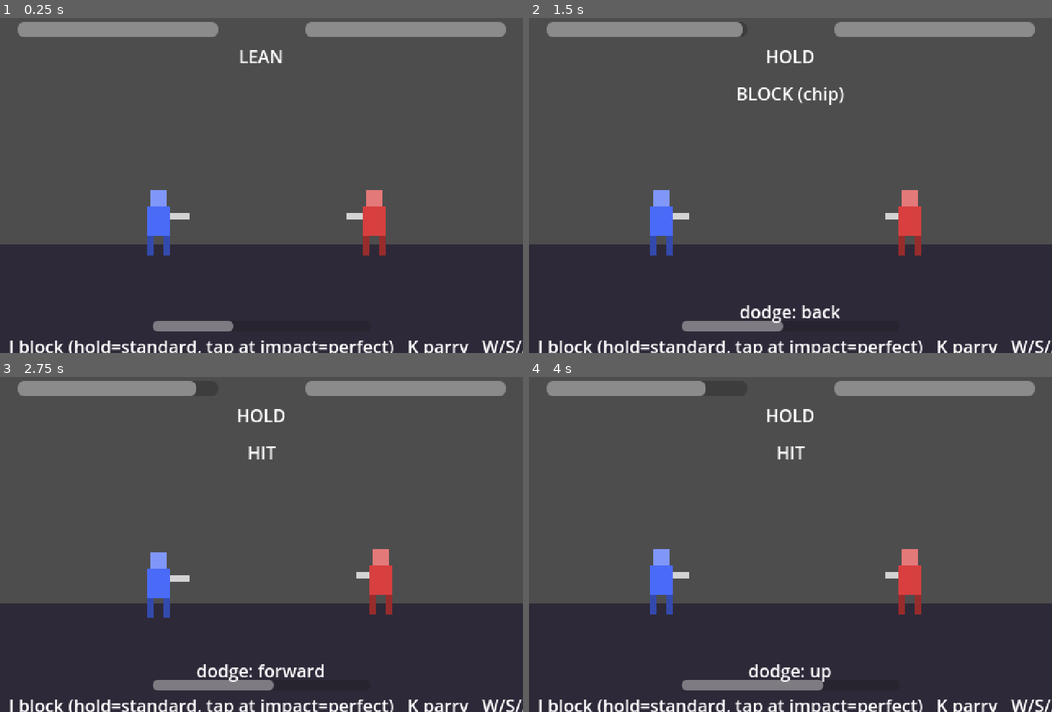
Above: before the commit, frames 1-4 (two rows, left to right).
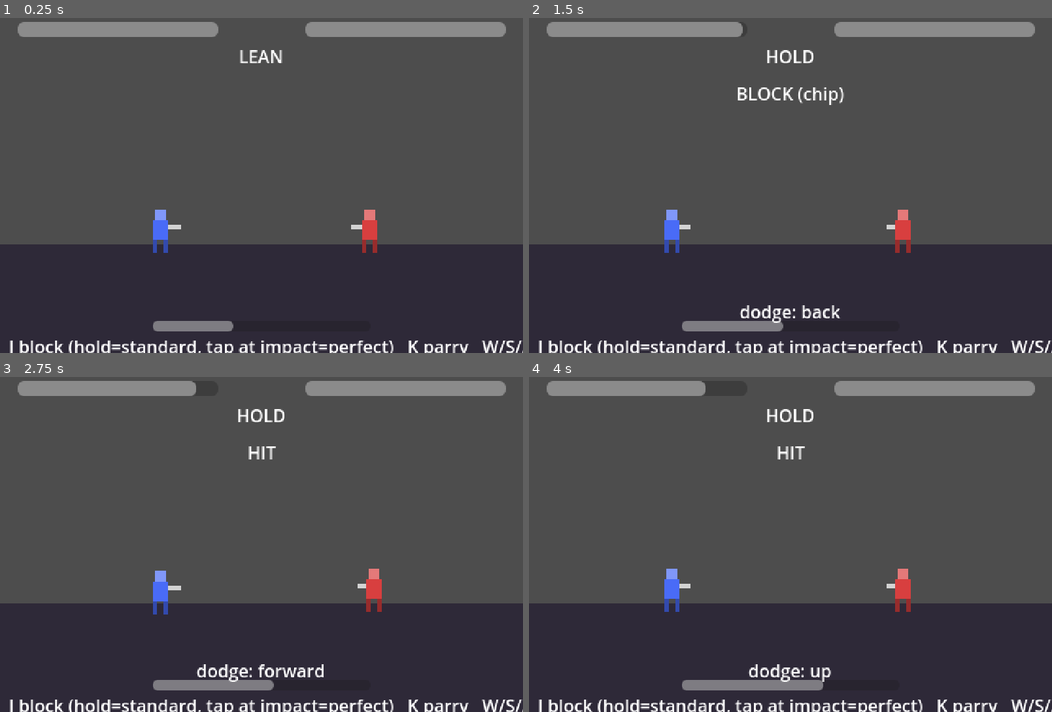
Above: after the commit, the same moments.

Repository: pirateslounge420/torchfire-emblem
Game: Godot game, scene res://scenes/Main.tscn
Same seed, same stepped clock (60 frames per second), same inputs: the game is played once before the commit and once after it.
Inputs:
- Up to frame 1 (0.25 s): no input
- Up to frame 2 (1.5 s): hold D (dodge_forward) 0.53-1.28 s; hold J (block) 0.53-1.28 s; hold A (dodge_back) from 1.28 s (still down); tap K (parry) at 1.35 s
- Up to frame 3 (2.75 s): release A (dodge_back) at 2.03 s; hold D (dodge_forward) from 2.03 s (still down); hold J (block) from 2.03 s (still down)
- Up to frame 4 (4 s): release J (block) at 2.78 s; tap K (parry) at 2.85 s; release D (dodge_forward) at 3.53 s; hold A (dodge_back) from 3.53 s (still down); hold J (block) from 3.53 s (still down)

The runs differ from the first frame. In frame 1, 1.3% of the frame differs, in the area x 28-74%, y 51-71%; in frame 2, 1.6%, in the area x 23-75%, y 51-71%; in frame 3, 1.4%; in frame 4, 1.6%.

Commit message:
Lock 64x64 battle sprite frame box; placeholders use it
Co-Authored-By: Claude Fable 5.1 <noreply@anthropic.com>
Claude-Session: https://claude.ai/code/session_01MtbeuhqrPkpMTVL9yvkDbu

Diff:
--- a/godot/scenes/Fighter.tscn
+++ b/godot/scenes/Fighter.tscn
@@ -6,4 +6,4 @@
 script = ExtResource("1")
 
 [node name="Sprite" type="AnimatedSprite2D" parent="."]
-scale = Vector2(3, 3)
+scale = Vector2(2, 2)
--- a/godot/scripts/Fighter.gd
+++ b/godot/scripts/Fighter.gd
@@ -3,7 +3,7 @@
 ## One combatant. Owns its HP, its pose, and its sprite.
 ##
 ## PLACEHOLDER ART: until the hand-drawn GBA-style frames land, every pose is
-## generated in code as a 32x32 pixel figure (see _build_placeholder_frames).
+## generated in code inside the locked 64x64 frame box (see _build_placeholder_frames).
 ## To swap in real art, drop a SpriteFrames resource into `frames` in the
 ## editor and the placeholder builder is skipped. Pose names must match POSES.
 
@@ -94,13 +94,13 @@
 	return out
 
 
-## Draws a 32x32 figure: head, torso, a weapon arm. dx/dy shift the body,
+## Draws a figure in the 64x64 frame box: head, torso, a weapon arm. dx/dy shift the body,
 ## arm_dx extends the weapon. `accent` colors the weapon.
 func _figure(dx: int, dy: int, arm_dx: int, accent: Color = Color.LIGHT_GRAY) -> Texture2D:
-	var img := Image.create(32, 32, false, Image.FORMAT_RGBA8)
+	var img := Image.create(64, 64, false, Image.FORMAT_RGBA8)
 	img.fill(Color(0, 0, 0, 0))
-	var cx := 14 + dx
-	var cy := 16 + dy
+	var cx := 30 + dx
+	var cy := 36 + dy
 	# head
 	_rect(img, cx - 2, cy - 10, 5, 5, body_color.lightened(0.3))
 	# torso
@@ -114,6 +114,6 @@
 
 
 func _rect(img: Image, x: int, y: int, w: int, h: int, c: Color) -> void:
-	for i in range(max(0, x), min(32, x + w)):
-		for j in range(max(0, y), min(32, y + h)):
+	for i in range(max(0, x), min(64, x + w)):
+		for j in range(max(0, y), min(64, y + h)):
 			img.set_pixel(i, j, c)
Not shown, changed: docs/fighter-design-doc.md
